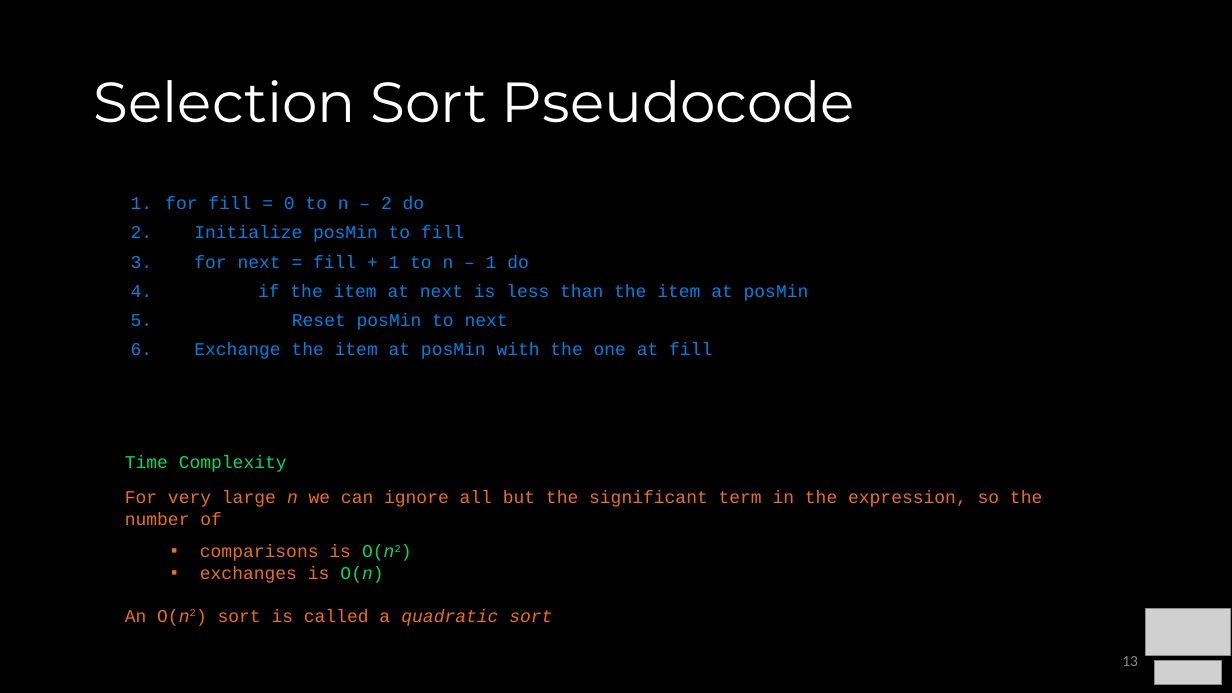
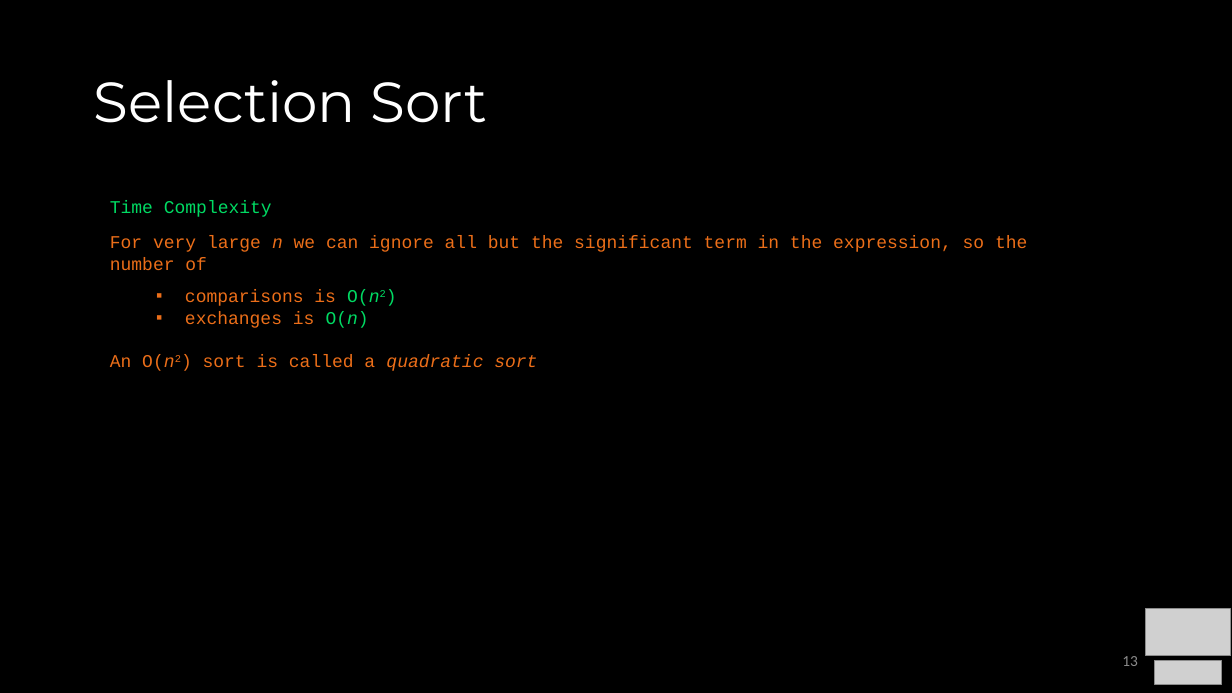
Before and after one commit to COP3530/Instructional-Content, a slide deck: slide 13 of Slides/Slides-PPT/6 - Sorting.pptx. Drawn at 1232x693 pixels with LibreOffice and Linux fonts; fonts in the diff are those of the drawing; grey boxes stand for pictures. Boxes give left, top, right and bottom in pixels: in the first picture for what was removed or moved away, otherwise in the second. Text is boxed around its words. In the diff, an @@ line names an element or a change of style, - is before the commit and + after.

```diff
--- a/Slides/Slides-PPT/6 - Sorting.pptx
+++ b/Slides/Slides-PPT/6 - Sorting.pptx
@@ title at [94,80,487,123]: text changed @@
-Selection Sort Pseudocode
+Selection Sort
@@ text "Time Complexity": place and size @@
-text "Time Complexity" at [125,455,1042,626]
+text "Time Complexity" at [110,200,1027,371]
@@ text removed at [165,197,809,359] @@
-1. for fill = 0 to n – 2 do
-2. Initialize posMin to fill
-3. for next = fill + 1 to n – 1 do
-4. if the item at next is less than the item at posMin
-5. Reset posMin to next
-6. Exchange the item at posMin with the one at fill
```
Also in this commit, not shown: 8 other slides changed, 3 slides removed, 2 other files.
